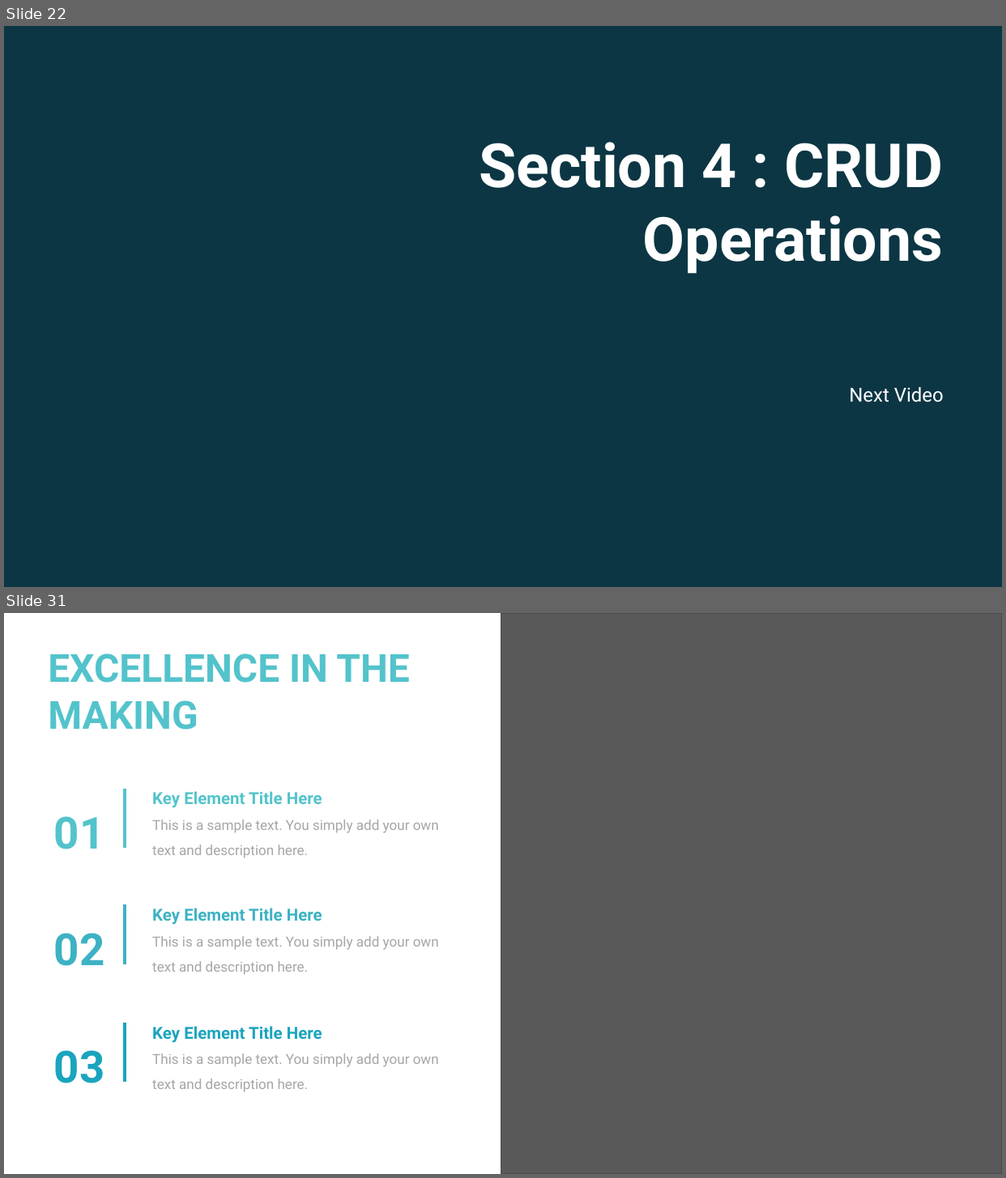
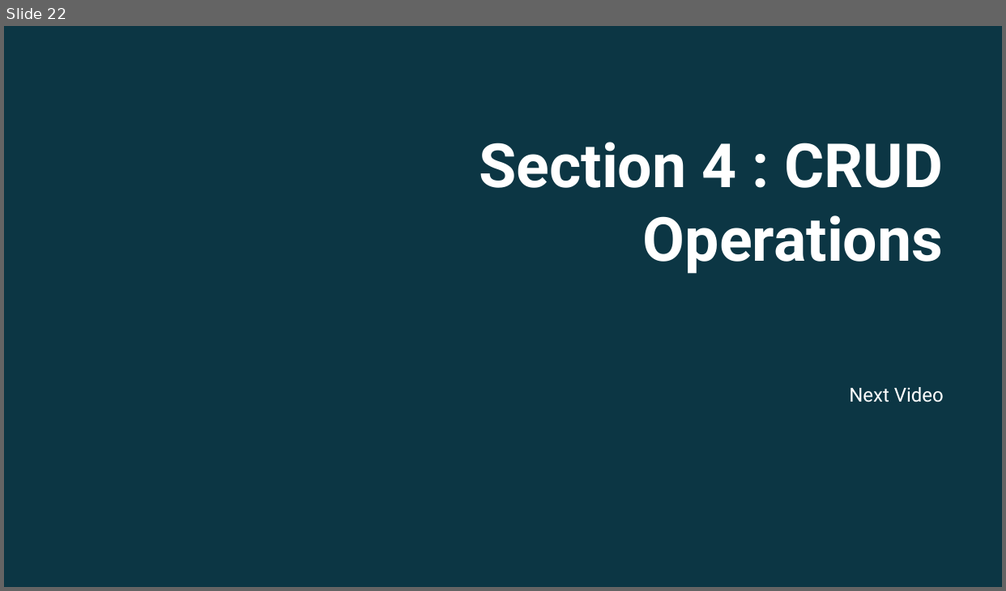
Before and after one commit to twalkerb/Entity-foundation-.NET-6, a slide deck: Sections/Section 3/Entity Fundamentals Using .NET 6_Section 3.pptx. Shown one above the other, each under a label of ours: slides 22 and 31 before the commit, slide 22 after it; the slides between them are not shown. The pictures are 1006x1178 and 1006x591 pixels, drawn with LibreOffice and Linux fonts; fonts in the diff are those of the drawing; grey boxes stand for pictures; background and template pictures are left out; a plain dark background stands for a picture behind light text. Boxes give left, top, right and bottom in pixels: in the first picture for what was removed or moved away, otherwise in the second. Text is boxed around its words. In the diff, an @@ line names an element or a change of style, - is before the commit and + after.

```diff
--- a/Sections/Section 3/Entity Fundamentals Using .NET 6_Section 3.pptx
+++ b/Sections/Section 3/Entity Fundamentals Using .NET 6_Section 3.pptx
@@ slide 31 removed at [4, 613, 1002, 1174], background #FFFFFF @@
@@ picture removed at [501, 613, 1002, 1174] @@
@@ rectangle removed at [501, 613, 1002, 1174] @@
@@ text removed at [48, 653, 409, 730] @@
-EXCELLENCE IN THE
-MAKING
@@ line removed from (125, 789) to (125, 849) @@
@@ text removed at [152, 791, 439, 858] @@
-Key Element Title Here
-This is a sample text. You simply add your own text and description here.
@@ text removed at [54, 816, 105, 850] @@
-01
@@ line removed from (125, 905) to (125, 965) @@
@@ text removed at [152, 908, 439, 975] @@
-Key Element Title Here
-This is a sample text. You simply add your own text and description here.
@@ text removed at [54, 933, 105, 966] @@
-02
@@ line removed from (125, 1022) to (125, 1082) @@
@@ text removed at [152, 1026, 439, 1093] @@
-Key Element Title Here
-This is a sample text. You simply add your own text and description here.
@@ text removed at [54, 1050, 105, 1084] @@
-03
```
Also in this commit, not shown: 2 slides changed, 9 other slides removed, 24 other files.
